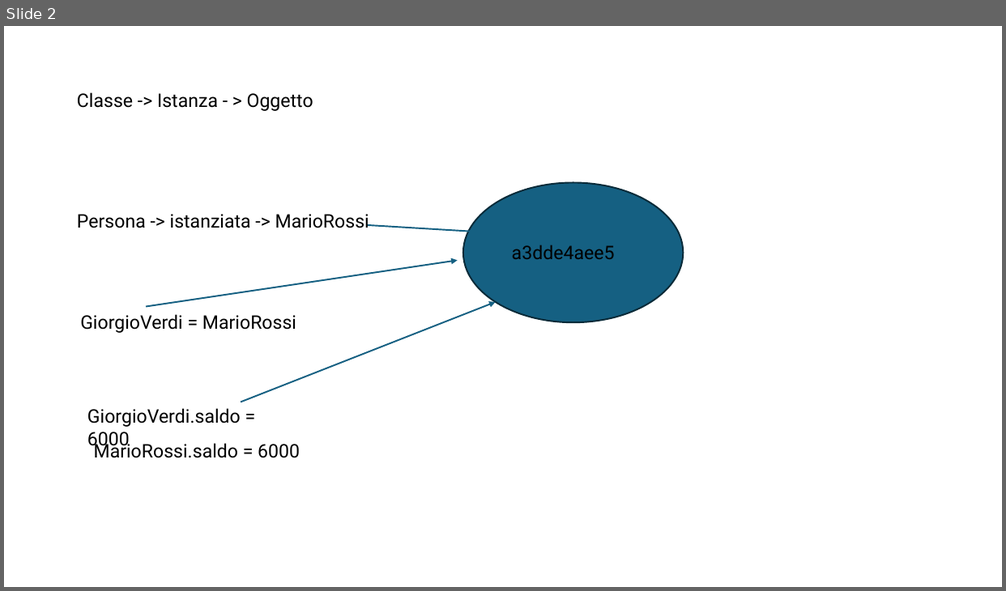
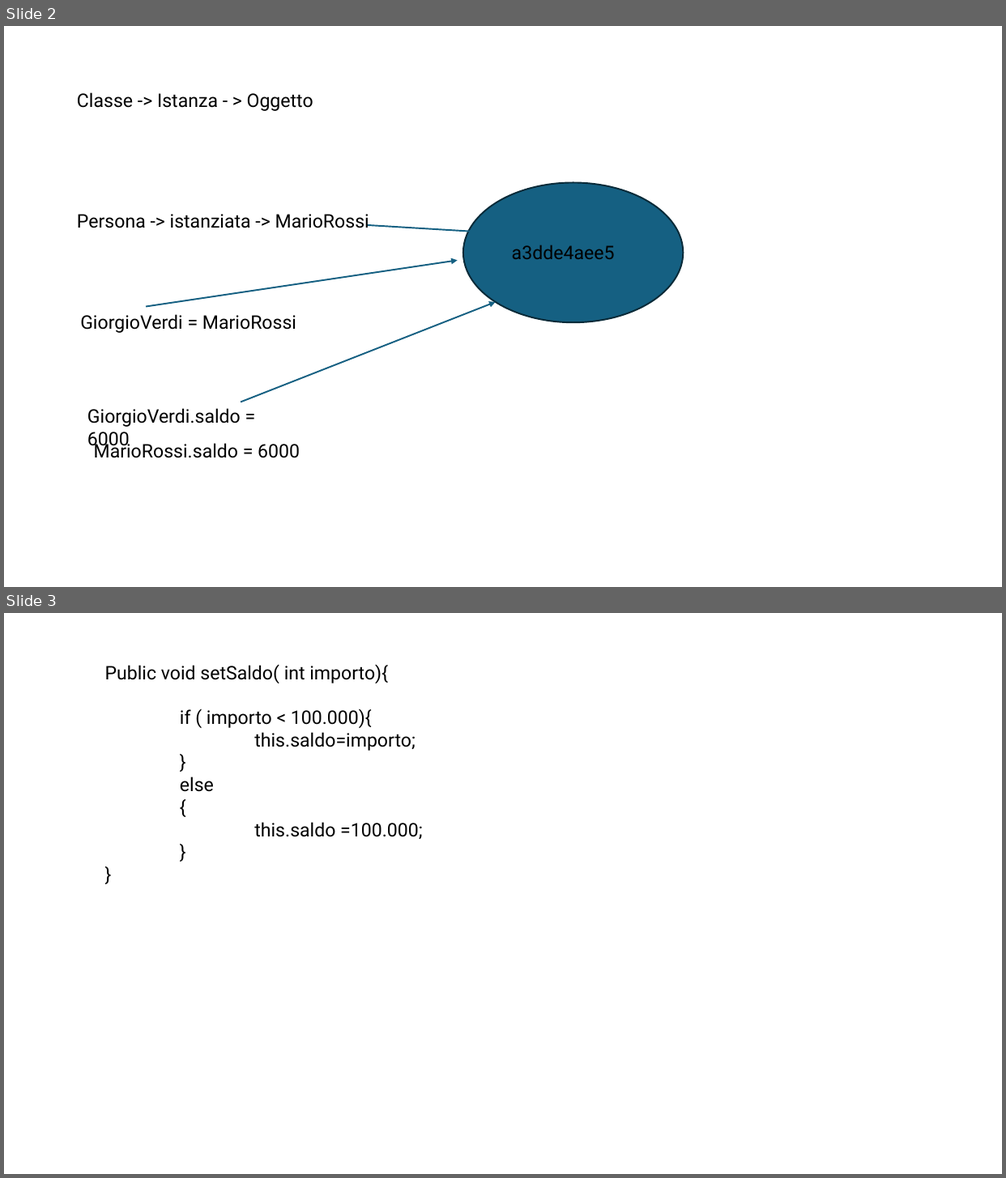
Before and after one commit to mvaleei/U545fM55ad6L6addeCorso, a slide deck: 19_05.pptx. Shown one above the other, each under a label of ours: slide 2 before the commit, slides 2 and 3 after it. The pictures are 1006x591 and 1006x1178 pixels, drawn with LibreOffice and Linux fonts; fonts in the diff are those of the drawing. Boxes give left, top, right and bottom in pixels: in the first picture for what was removed or moved away, otherwise in the second. Text is boxed around its words. In the diff, an @@ line names an element or a change of style, - is before the commit and + after.

```diff
--- a/19_05.pptx
+++ b/19_05.pptx
@@ slide 3 added at (4,613,1002,1174), background #FFFFFF @@
@@ text added at (105,664,423,839), 18 pt, text #000000 @@
+Public void setSaldo( int importo){
+if ( importo < 100.000){
+this.saldo=importo;
+}
+else
+{
+this.saldo =100.000;
+}
+}
```
Also in this commit, not shown: 1 other file.
